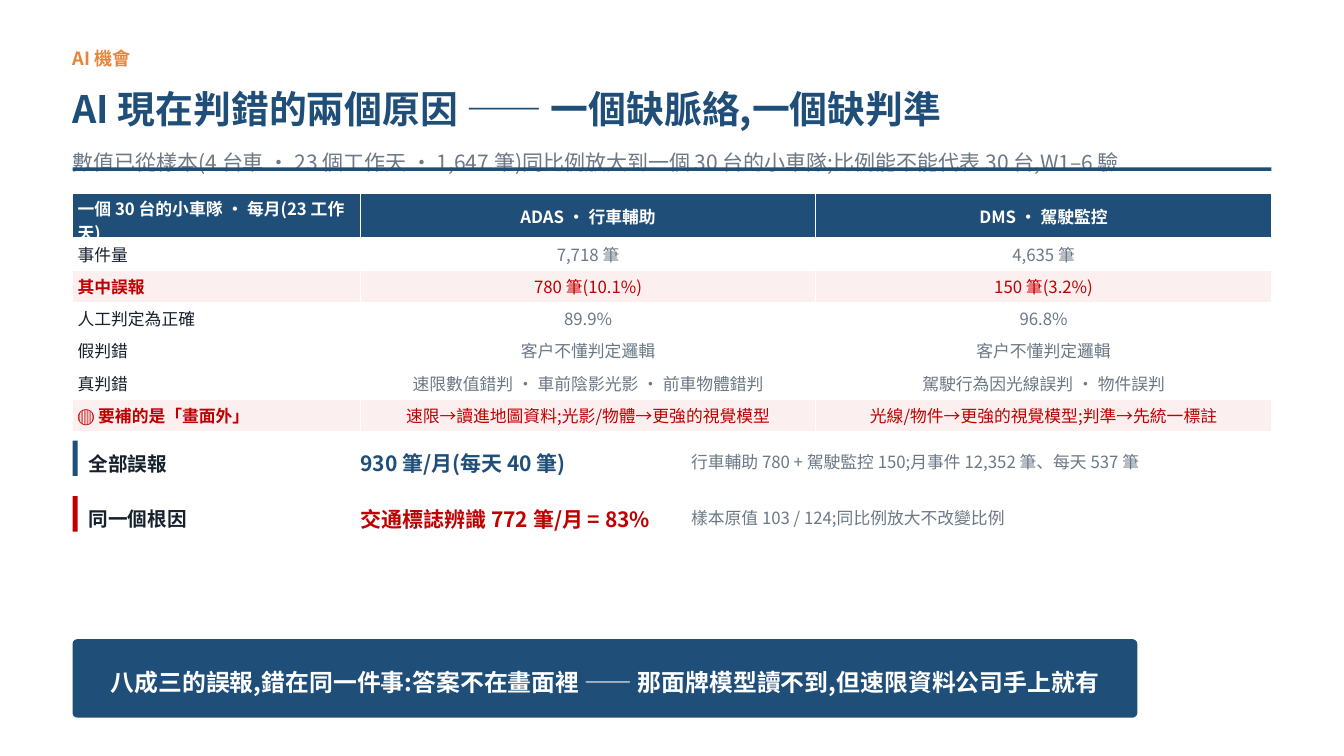
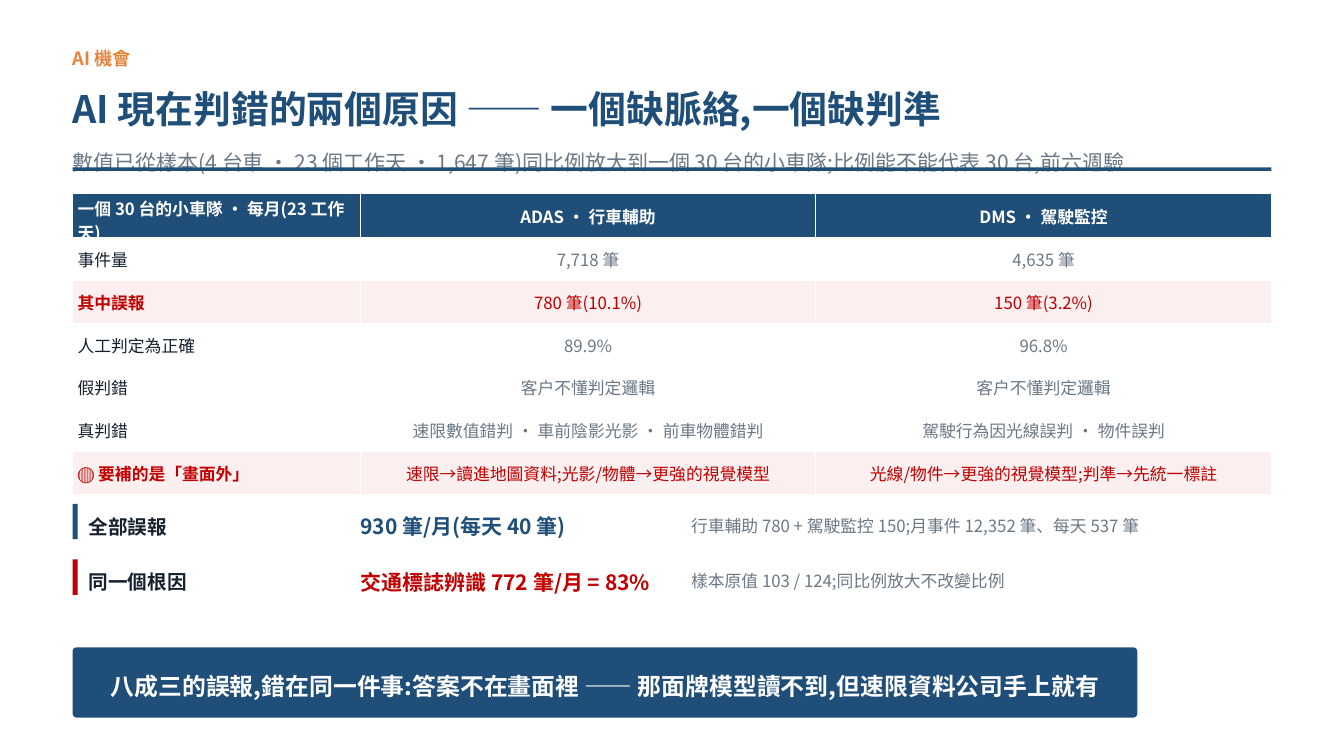
Before and after one commit to pokai-huang0828/UTS_workspace, a slide deck: slide 4 of Artificial Intelligence for Enterprises/Assessment3/Huang_26254793_421104_Assessment 3.pptx. Drawn at 1344x756 pixels with LibreOffice and Linux fonts; fonts in the diff are those of the drawing. Boxes give left, top, right and bottom in pixels: in the first picture for what was removed or moved away, otherwise in the second. Text is boxed around its words. In the diff, an @@ line names an element or a change of style, - is before the commit and + after.

```diff
--- a/Artificial Intelligence for Enterprises/Assessment3/Huang_26254793_421104_Assessment 3.pptx
+++ b/Artificial Intelligence for Enterprises/Assessment3/Huang_26254793_421104_Assessment 3.pptx
@@ text at (73,152,1124,174): text changed @@
-數值已從樣本(4 台車 · 23 個工作天 · 1,647 筆)同比例放大到一個 30 台的小車隊;比例能不能代表 30 台,W1–6 驗
+數值已從樣本(4 台車 · 23 個工作天 · 1,647 筆)同比例放大到一個 30 台的小車隊;比例能不能代表 30 台,前六週驗
@@ table: place and size @@
-table at (73,194,1271,429)
+table at (73,194,1271,487)
@@ 6 texts, 2 rectangles: place and size @@
-6 texts, 2 rectangles at (73,441,1139,532)
+6 texts, 2 rectangles at (73,504,1139,595)
@@ rounded rectangle: place and size @@
-rounded rectangle at (73,639,1137,718)
+rounded rectangle at (73,647,1137,718)
@@ text "八成三的誤報,錯在同一件事:答案不在畫面裡 —— 那面牌模型讀不到,但速限資料公司手上就有": place and size @@
-text "八成三的誤報,錯在同一件事:答案不在畫面裡 —— 那面牌模型讀不到,但速限資料公司手上就有" at (111,670,1099,696)
+text "八成三的誤報,錯在同一件事:答案不在畫面裡 —— 那面牌模型讀不到,但速限資料公司手上就有" at (111,674,1099,700)
```
Also in this commit, not shown: 2 other slides changed, 5 other files.
